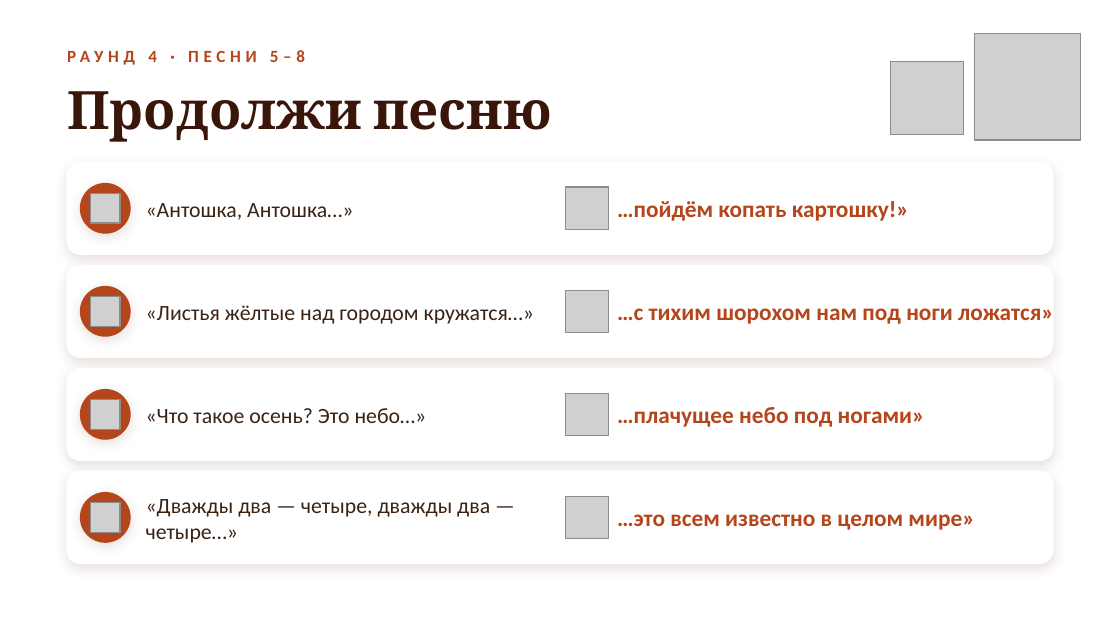
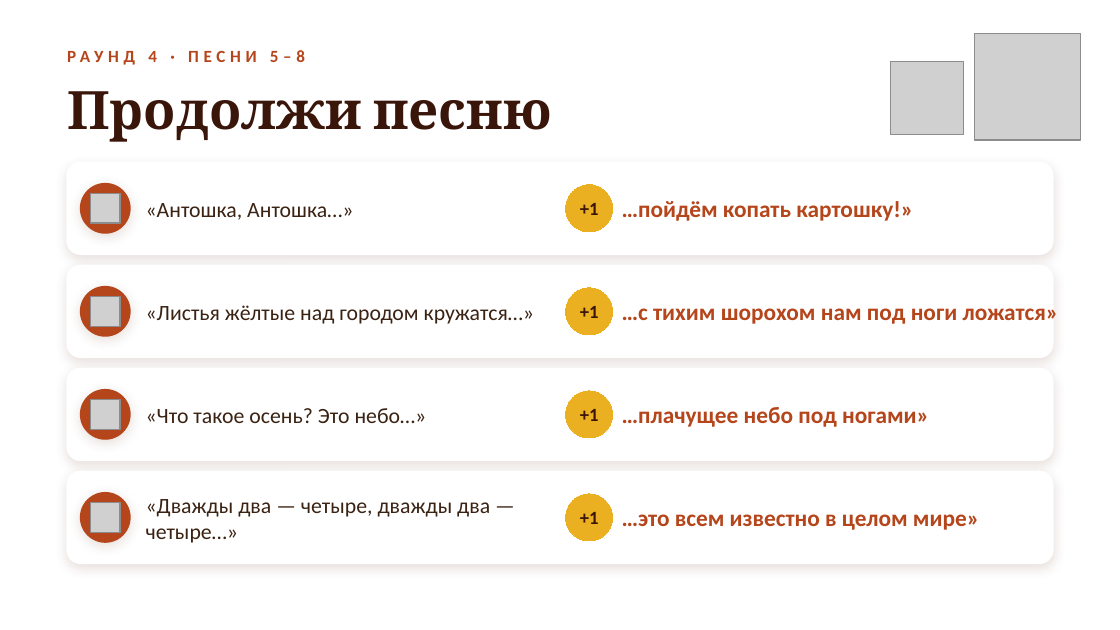
Before and after one commit to sl-himmelreich/heinrich-mario, a slide deck: slide 28 of День_воспитателя_конкурс.pptx (slide 26 before the commit). Drawn at 1120x630 pixels with LibreOffice and Linux fonts; fonts in the diff are those of the drawing; grey boxes stand for pictures; background and template pictures are left out. Boxes give left, top, right and bottom in pixels: in the first picture for what was removed or moved away, otherwise in the second. Text is boxed around its words. In the diff, an @@ line names an element or a change of style, - is before the commit and + after.

```diff
--- a/День_воспитателя_конкурс.pptx
+++ b/День_воспитателя_конкурс.pptx
@@ picture removed at (566, 187, 608, 230) @@
@@ ellipse added at (566, 185, 613, 232), fill #EBB021, outline #EBB021 0.75 pt, 12 pt, text #3A150A, bold @@
++1
@@ picture removed at (566, 290, 608, 333) @@
@@ ellipse added at (566, 288, 613, 335), fill #EBB021, outline #EBB021 0.75 pt, 12 pt, text #3A150A, bold @@
++1
@@ picture removed at (566, 393, 608, 436) @@
@@ ellipse added at (566, 391, 613, 438), fill #EBB021, outline #EBB021 0.75 pt, 12 pt, text #3A150A, bold @@
++1
@@ 4 texts: place and size @@
-4 texts at (617, 201, 1054, 530)
+4 texts at (622, 201, 1059, 530)
@@ picture removed at (566, 496, 608, 539) @@
@@ ellipse added at (566, 494, 613, 541), fill #EBB021, outline #EBB021 0.75 pt, 12 pt, text #3A150A, bold @@
++1
```
Also in this commit, not shown: 20 other slides changed, 6 slides added, 4 slides removed, 1 other file.
